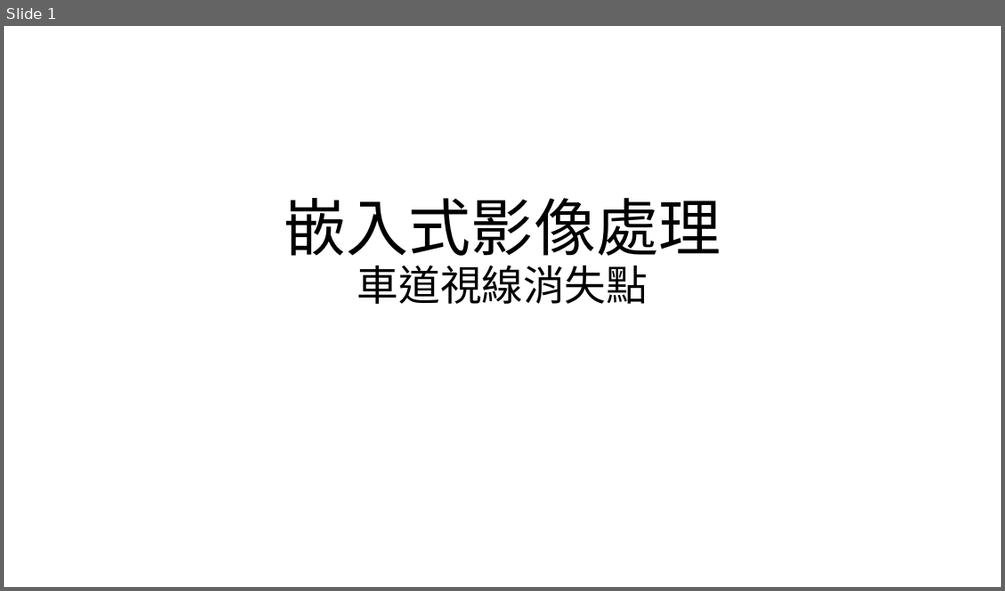
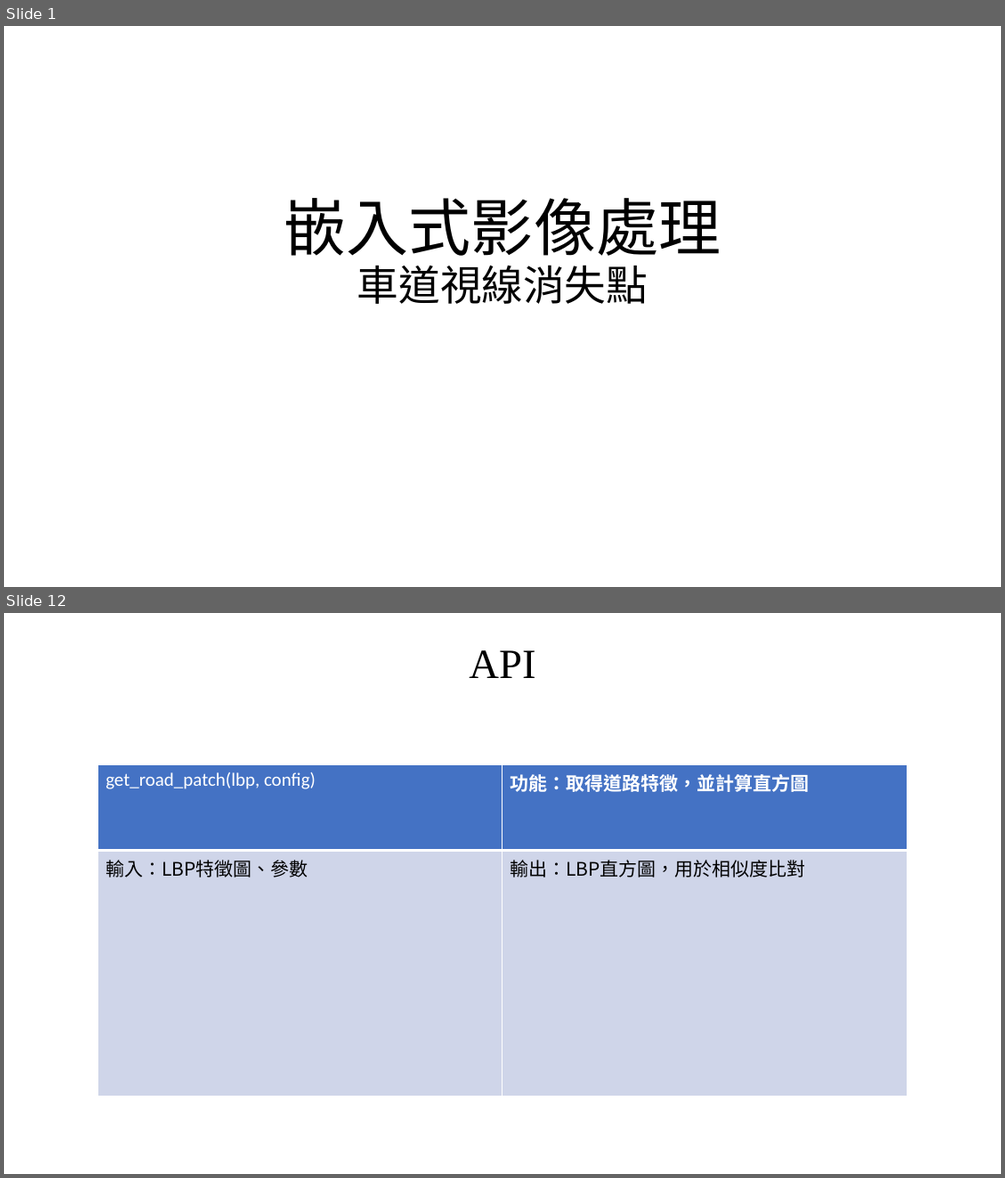
Before and after one commit to a147852z/embedded_image, a slide deck: 嵌入式影像處理.pptx. Shown one above the other, each under a label of ours: slide 1 before the commit, slides 1 and 12 after it; the slides between them are not shown. The pictures are 1005x591 and 1005x1178 pixels, drawn with LibreOffice and Linux fonts; fonts in the diff are those of the drawing. Boxes give left, top, right and bottom in pixels: in the first picture for what was removed or moved away, otherwise in the second. Text is boxed around its words. In the diff, an @@ line names an element or a change of style, - is before the commit and + after.

```diff
--- a/嵌入式影像處理.pptx
+++ b/嵌入式影像處理.pptx
@@ slide 12 added at [4, 613, 1001, 1174], background #FFFFFF @@
@@ text added at [469, 650, 535, 678], 40 pt, text #000000 @@
+API
@@ table added at [98, 765, 907, 1096], 2 rows, 2 columns @@
+get_road_patch(lbp, config) | 功能：取得道路特徵，並計算直方圖
+輸入：LBP特徵圖、參數 | 輸出：LBP直方圖，用於相似度比對
```
Also in this commit, not shown: 1 slide changed, 10 other slides added, 4 other files.
